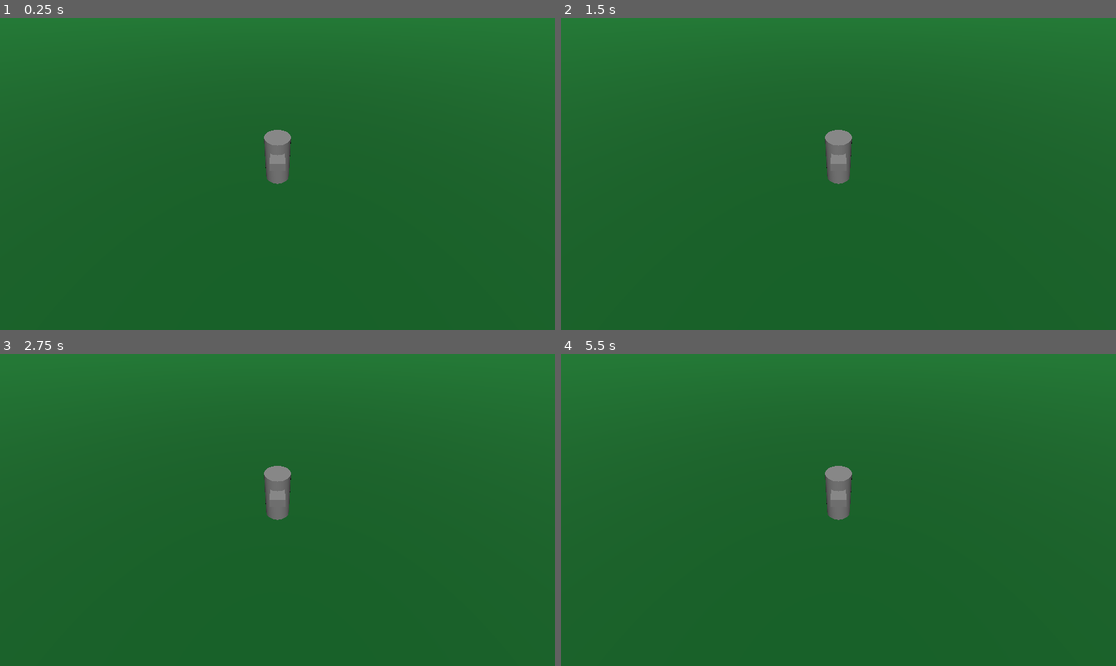
Above: before the commit, frames 1-4 (two rows, left to right).
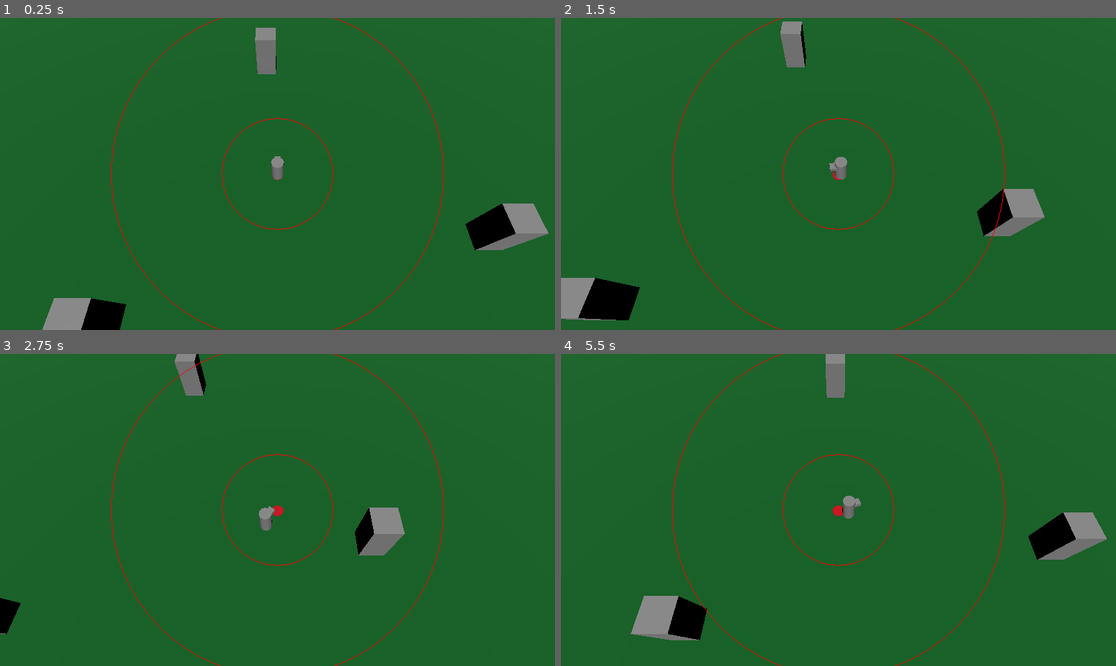
Above: after the commit, the same moments.

Repository: EugeneVorobyev/godot-duckov-controller
Game: Godot game, scene res://Scenes/main.tscn
Two runs of this game, one before a commit and one after it. Both use one fixed random seed, a clock stepped at 60 frames per second and the inputs below.
Inputs (mouse positions are in pixels of both pictures, inside the frame that each line leads up to):
- Up to frame 1 (0.25 s): no input
- Up to frame 2 (1.5 s): tap Enter at 0.5 s; move the mouse to (960, 158) at 0.52 s; hold D (move_right, bound only after the commit) 0.53-1.28 s; move the mouse to (727, 189) at 1.27 s; hold S (move_backward, bound only after the commit) from 1.28 s (still down)
- Up to frame 3 (2.75 s): move the mouse to (333, 441) at 2.02 s; release S (move_backward, bound only after the commit) at 2.03 s; hold D (move_right, bound only after the commit) from 2.03 s (still down)
- Up to frame 4 (5.5 s): move the mouse to (810, 572) at 2.77 s; release D (move_right, bound only after the commit) at 2.78 s; hold W (move_forward, bound only after the commit) 2.78-3.53 s; move the mouse to (1005, 556) at 3.52 s; hold A (move_left, bound only after the commit) 3.53-5.03 s; move the mouse to (672, 463) at 4.27 s; move the mouse to (866, 510) at 5.02 s; hold S (move_backward, bound only after the commit) from 5.03 s (still down)

The runs differ from the first frame. In frame 1, 4.5% of the frame differs, in the area x 7-99%, y 0-100%; in frame 2, 4.6%; in frame 3, 3.2%; in frame 4, 4.7%, in the area x 12-99%, y 0-100%.

Commit message:
Camera rig logic for Duckov camera

Diff:
--- a/Scenes/main.tscn
+++ b/Scenes/main.tscn
@@ -1,4 +1,7 @@
-[gd_scene load_steps=3 format=3 uid="uid://b3qxvv8cnwgxo"]
+[gd_scene load_steps=5 format=3 uid="uid://b3qxvv8cnwgxo"]
+
+[ext_resource type="PackedScene" uid="uid://mmnrm4wv6kkk" path="res://Scripts/Camera/camera.tscn" id="2_bo1nx"]
+[ext_resource type="Script" uid="uid://ifo3cnqiqti7" path="res://Scripts/Player/player.gd" id="4_jjvhh"]
 
 [sub_resource type="StandardMaterial3D" id="StandardMaterial3D_7u77a"]
 albedo_color = Color(1.3957917e-06, 0.3974248, 0.13629475, 1)
@@ -16,20 +19,31 @@
 [node name="DirectionalLight3D" type="DirectionalLight3D" parent="Environment"]
 transform = Transform3D(1, 0, 0, 0, 0.54976654, 0.8353183, 0, -0.8353183, 0.54976654, 0, 9.144337, 0)
 
-[node name="Camera" type="Node" parent="."]
+[node name="Column" type="CSGBox3D" parent="Environment"]
+transform = Transform3D(1, 0, 0, 0, 1, 0, 0, 0, 1, -11.107869, 1.9654582, 10.945772)
+size = Vector3(2, 4, 2)
 
-[node name="Camera3D" type="Camera3D" parent="Camera"]
-transform = Transform3D(1, 0, 0, 0, 0.7071068, 0.7071068, 0, -0.7071068, 0.7071068, 0, 6.3633084, 6.2560425)
+[node name="Column2" type="CSGBox3D" parent="Environment"]
+transform = Transform3D(1, 0, 0, 0, 1, 0, 0, 0, 1, -1.1530323, 1.9654582, -13.636396)
+size = Vector3(2, 4, 2)
+
+[node name="Column3" type="CSGBox3D" parent="Environment"]
+transform = Transform3D(1, 0, 0, 0, 1, 0, 0, 0, 1, 15.500141, 1.9654582, 5.3566685)
+size = Vector3(2, 4, 2)
 
 [node name="Player" type="CharacterBody3D" parent="."]
+script = ExtResource("4_jjvhh")
 
 [node name="Body" type="CSGCylinder3D" parent="Player"]
 transform = Transform3D(1, 0, 0, 0, 1, 0, 0, 0, 1, 0, 1.020128, 0)
 sides = 16
 
 [node name="Beak" type="CSGBox3D" parent="Player"]
-transform = Transform3D(0.55359936, 0, 0, 0, 0.33874202, 0, 0, 0, 1, 0, 1.4096835, 0.4703126)
+transform = Transform3D(0.55359936, 0, 0, 0, 0.33874202, 0, 0, 0, 1, 0, 1.4096835, -0.41314787)
 
 [node name="Collision" type="CollisionShape3D" parent="Player"]
 transform = Transform3D(1.53, 0, 0, 0, 1.53, 0, 0, 0, 1.53, 0, 0.95863795, 0)
 shape = SubResource("CapsuleShape3D_7u77a")
+
+[node name="CameraRig" parent="Player" node_paths=PackedStringArray("player") instance=ExtResource("2_bo1nx")]
+player = NodePath("..")
--- /dev/null
+++ b/Scripts/Camera/camera.tscn
@@ -0,0 +1,33 @@
+[gd_scene load_steps=5 format=3 uid="uid://mmnrm4wv6kkk"]
+
+[ext_resource type="Script" uid="uid://hhc3nta6b7i6" path="res://Scripts/Camera/camera_rig.gd" id="1_yytf5"]
+[ext_resource type="Script" uid="uid://bp4kdot2gu3qu" path="res://Scripts/Camera/camera_debug.gd" id="2_0fqex"]
+[ext_resource type="Script" uid="uid://cmry6e5rx3tk4" path="res://Scripts/Camera/camera_utils.gd" id="3_we5x8"]
+
+[sub_resource type="StandardMaterial3D" id="StandardMaterial3D_jjvhh"]
+albedo_color = Color(0.8493206, 0, 0.10647873, 1)
+
+[node name="CameraRig" type="Node3D"]
+top_level = true
+script = ExtResource("1_yytf5")
+enabled = true
+enable_cursor_shift = true
+
+[node name="OffsetRig" type="Node3D" parent="."]
+
+[node name="Camera3D" type="Camera3D" parent="OffsetRig"]
+transform = Transform3D(1, 0, 0, 0, 0.49999997, 0.86602545, 0, -0.86602545, 0.49999997, 0, 20.006475, 11.432955)
+fov = 60.0
+size = 15.0
+far = 500.0
+
+[node name="OffsetRigDebug" type="CSGCylinder3D" parent="OffsetRig"]
+transform = Transform3D(1, 0, 0, 0, 0.090245426, 0, 0, 0, 1, 0, 0.021585464, 0)
+sides = 16
+material = SubResource("StandardMaterial3D_jjvhh")
+
+[node name="CameraDebug" type="Node2D" parent="."]
+script = ExtResource("2_0fqex")
+
+[node name="CameraUtils" type="Node" parent="."]
+script = ExtResource("3_we5x8")
--- /dev/null
+++ b/Scripts/Camera/camera_debug.gd
@@ -0,0 +1,23 @@
+extends Node2D
+
+@onready var camera_rig = $".."
+@onready var camera_utils = $"../CameraUtils"
+
+func _draw():
+	if not camera_rig or not camera_utils:
+		push_warning("Missing camera or utils")
+		return
+
+	var wp_size = get_viewport().size
+	var screen_center = wp_size / 2
+
+	var near_size = camera_utils.rate_to_pixel(camera_rig.near_radius)
+	draw_circle(screen_center, near_size, Color.RED, false)
+
+	var far_size = camera_utils.rate_to_pixel(camera_rig.far_radius)
+	draw_circle(screen_center, far_size, Color.RED, false)
+
+@warning_ignore("unused_parameter")
+func _process(delta):
+	# Request redraw every frame
+	queue_redraw()
--- /dev/null
+++ b/Scripts/Camera/camera_rig.gd
@@ -0,0 +1,128 @@
+class_name CameraRig
+extends Node3D
+
+## The shifting part of the camera rig
+## that is moving toward cursor
+@onready var offset_rig = $OffsetRig
+## Active camera
+@onready var camera = $OffsetRig/Camera3D
+## Camera debug overlay
+@onready var camera_debug = $CameraDebug
+## Camera utils
+@onready var utils = $CameraUtils
+
+## Camera target to focus on
+@export var player: Player
+## Enable following to the target
+@export var enabled: bool = false
+## Enable camera cursor shift
+@export var enable_cursor_shift: bool = false
+
+@export_group("Camera to cursor")
+## Near radius from which the shift starts to work
+## Measured in viewport width rate units (similar to vw in CSS)
+@export_range(0, 100)
+var near_radius: int = 10
+## Shift power at the minimal radius
+@export var near_shift = 0.5
+
+## Far radius where shift reaches maximum power
+## Measured in viewport width rate units (similar to vw in CSS)
+@export_range(0, 100)
+var far_radius: int = 30
+## Shift power at the maximum radius
+@export var far_shift = 6.0
+
+@export_group("Camera follow")
+## Camera follow duration time in seconds
+## Smaller the duration, faster the camera follow speed
+@export var follow_duration: float = 0.2
+
+## Hold the base camera offset from the target
+var _offset = Vector3.ZERO
+## Hold the current pointer to the tween object, to kill it on update
+var _tween: Tween
+## Hold the value of lookahead shift to cursor
+var _lookahead: Vector3 = Vector3.ZERO
+
+## Calculare the base camera offset from the target
+func _calc_offset():
+	if not player:
+		printerr("Player is no assigned")
+		return
+	var offset_x = global_position.x - player.position.x
+	var offset_z = global_position.z - player.position.z
+	_offset = Vector3(offset_x, 0, offset_z)
+
+func _ready():
+	_calc_offset()
+
+@warning_ignore("unused_parameter")
+func _physics_process(delta):
+	if not player || not enabled:
+		return
+
+	# Pass 1: take player position + base camera offset
+	# This is no ease movement
+	var base_pos := global_position
+	base_pos.x = player.global_position.x + _offset.x
+	base_pos.z = player.global_position.z + _offset.z
+	base_pos.y = global_position.y
+
+	# Pass 2: add lookahead component
+	# lookahead is tweened into target position making smooth shift
+	var final_pos = base_pos
+	if enable_cursor_shift:
+		final_pos = base_pos + _lookahead
+
+	global_position = final_pos
+
+	# Recalculate lookahead value for the next iteration
+	var target_shift = _add_cursor_offset()
+	calculate_lookahead(target_shift)
+
+## Calculate smooth shift toward lookahead position
+func calculate_lookahead(target: Vector3):
+	if _lookahead.is_equal_approx(target):
+		return
+
+	if _tween and _tween.is_running():
+		_tween.kill()
+
+	_tween = create_tween()
+	_tween.set_trans(Tween.TRANS_QUAD)
+	_tween.set_ease(Tween.EASE_OUT)
+	_tween.tween_property(self, "_lookahead", target, 0.5)
+
+## Returns a new position considering shift to cursor
+func _add_cursor_offset() -> Vector3:
+	var viewport = get_viewport()
+	var mouse_pos = viewport.get_mouse_position()
+	var center_pos = viewport.get_visible_rect().size / 2
+
+	#
+	# Calculate direction vector from center of screen to cursor
+	# and convert it to the viewport width rate (to make it work on all resolutions)
+	#
+	var offset_vector = mouse_pos - center_pos
+	var offset_rate = utils.pixel_to_rate(round(offset_vector.length()))
+
+	#
+	# Map a value from shift radius range to a shift power range
+	#
+	var shift = remap(offset_rate, near_radius, far_radius, near_shift, far_shift)
+
+	#
+	# Clamp lower value and fix the maximum value
+	# translate into vector space to calculate final shift
+	#
+	var step_shift = step(shift, near_shift, far_shift)
+	var shift_vector = step_shift * offset_vector.normalized();
+	return Vector3(shift_vector.x, 0, shift_vector.y)
+
+func step(value, min_value, max_value):
+	if value < min_value:
+		return 0
+	if value > max_value:
+		return max_value
+	return value
--- /dev/null
+++ b/Scripts/Camera/camera_utils.gd
@@ -0,0 +1,17 @@
+#
+# Though it's a simple utility class,
+# we need to extend if a Node to have access to viewport
+#
+extends Node
+## List of utility methods for camera calculations
+class_name CameraUtils
+
+## Covert pixel size into viewport width rate (similar to vw units)
+func pixel_to_rate(value: int) -> int:
+	var wp_size = get_viewport().size
+	return value * 100 / wp_size.x
+
+## Convert from viewport width rate into pixel size
+func rate_to_pixel(value: int) -> int:
+	var wp_size = get_viewport().size
+	return wp_size.x * value / 100
--- /dev/null
+++ b/Scripts/Input/input_manager.gd
@@ -0,0 +1,17 @@
+extends Node
+
+## Returns normalized direction of movement
+func get_input_direction() -> Vector3:
+	var input_dir = Vector3.ZERO
+
+	if Input.is_action_pressed("move_forward"):
+		input_dir.z -= 1
+	if Input.is_action_pressed("move_backward"):
+		input_dir.z += 1
+	if Input.is_action_pressed("move_left"):
+		input_dir.x -= 1
+	if Input.is_action_pressed("move_right"):
+		input_dir.x += 1
+
+	input_dir = input_dir.normalized()
+	return input_dir
--- /dev/null
+++ b/Scripts/Player/player.gd
@@ -0,0 +1,47 @@
+class_name Player
+extends CharacterBody3D
+
+## Player move speed
+@export var move_speed: float = 5.0
+
+## Rotation ease speed
+@export var ease_speed: float = 5.0
+
+## Camera rig
+@onready var camera_rig = $CameraRig
+
+func _physics_process(delta: float) -> void:
+	_handle_movement()
+	_handle_rotation(delta)
+
+## Handle player movement
+func _handle_movement() -> void:
+	var input_dir = InputManager.get_input_direction()
+	var velocity_vector = input_dir * move_speed
+	velocity.x = velocity_vector.x
+	velocity.z = velocity_vector.z
+	move_and_slide()
+
+## Handle player rotation
+func _handle_rotation(delta: float) -> void:
+	if not camera_rig:
+		printerr("Missing camera")
+		return
+
+	var camera: Camera3D = camera_rig.camera
+	var viewport = get_viewport();
+	if not viewport:
+		printerr("Missing viewport")
+		return
+
+	var mouse_pos = viewport.get_mouse_position()
+	var from = camera.project_ray_origin(mouse_pos)
+	var dir = camera.project_ray_normal(mouse_pos)
+	var plane = Plane(Vector3.UP, position.y)
+	var mouse_world_pos = plane.intersects_ray(from, dir)
+
+	if mouse_world_pos != null:
+		var target_dir = (position - mouse_world_pos).normalized()
+		var target_rot_y = atan2(target_dir.x, target_dir.z)
+		var current_rot_y = rotation.y
+		rotation.y = lerp_angle(current_rot_y, target_rot_y, 1.0 - pow(0.001, delta * ease_speed))
--- a/project.godot
+++ b/project.godot
@@ -14,3 +14,30 @@
 run/main_scene="res://Scenes/main.tscn"
 config/features=PackedStringArray("4.5", "Forward Plus")
 config/icon="res://Assets/icon.svg"
+
+[autoload]
+
+InputManager="*res://Scripts/Input/input_manager.gd"
+
+[input]
+
+move_forward={
+"deadzone": 0.2,
+"events": [Object(InputEventKey,"resource_local_to_scene":false,"resource_name":"","device":-1,"window_id":0,"alt_pressed":false,"shift_pressed":false,"ctrl_pressed":false,"meta_pressed":false,"pressed":false,"keycode":0,"physical_keycode":87,"key_label":0,"unicode":119,"location":0,"echo":false,"script":null)
+]
+}
+move_backward={
+"deadzone": 0.2,
+"events": [Object(InputEventKey,"resource_local_to_scene":false,"resource_name":"","device":-1,"window_id":0,"alt_pressed":false,"shift_pressed":false,"ctrl_pressed":false,"meta_pressed":false,"pressed":false,"keycode":0,"physical_keycode":83,"key_label":0,"unicode":115,"location":0,"echo":false,"script":null)
+]
+}
+move_left={
+"deadzone": 0.2,
+"events": [Object(InputEventKey,"resource_local_to_scene":false,"resource_name":"","device":-1,"window_id":0,"alt_pressed":false,"shift_pressed":false,"ctrl_pressed":false,"meta_pressed":false,"pressed":false,"keycode":0,"physical_keycode":65,"key_label":0,"unicode":97,"location":0,"echo":false,"script":null)
+]
+}
+move_right={
+"deadzone": 0.2,
+"events": [Object(InputEventKey,"resource_local_to_scene":false,"resource_name":"","device":-1,"window_id":0,"alt_pressed":false,"shift_pressed":false,"ctrl_pressed":false,"meta_pressed":false,"pressed":false,"keycode":0,"physical_keycode":68,"key_label":0,"unicode":100,"location":0,"echo":false,"script":null)
+]
+}
Not shown, added: Scripts/Camera/camera_debug.gd.uid
Not shown, added: Scripts/Camera/camera_rig.gd.uid
Not shown, added: Scripts/Camera/camera_utils.gd.uid
Not shown, added: Scripts/Input/input_manager.gd.uid
Not shown, added: Scripts/Player/player.gd.uid
Not shown, changed: .gitignore
